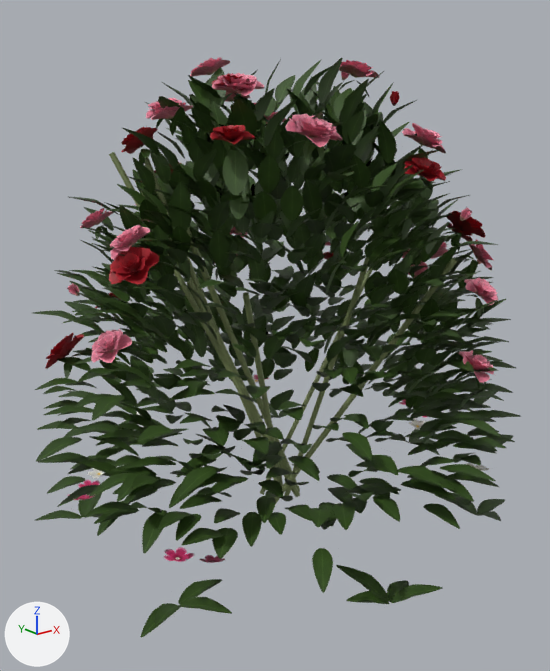
A saved change to the Blender file blender/yh_rosebush.blend.
Rendered twice from a 50 mm camera at (-0.899, -1.106, 0.794) aimed at (-0.026, -0.015, 0.358). The axes (+X, +Y, +Z) are drawn at lower left. The lights are the same throughout. The picture after the commit comes second.

Objects in the first picture: 'yh_rosebush_花叶', 'yh_rosebush_茎'.
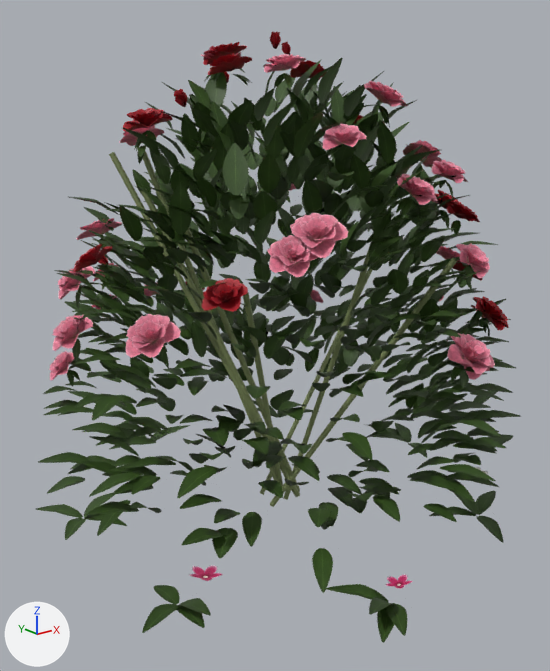
What differs and where, as boxes (x1, y1, x2, y2) in the pictures (550 x 671 px; the box of a moved part takes in the faces that stretch with it):
'yh_rosebush_花叶', reshaped: before (33, 57, 521, 638); after (36, 32, 521, 642)
part 1 of me_yh_rosebush_花叶, moved or reshaped (not visible afterwards): before (201, 63, 218, 74)
part 2 of me_yh_rosebush_花叶, moved or reshaped (not visible afterwards): before (205, 57, 219, 67)
part 3 of me_yh_rosebush_花叶, moved or reshaped (not visible afterwards): before (195, 61, 210, 69)
part 4 of me_yh_rosebush_花叶, moved or reshaped (not visible afterwards): before (212, 60, 230, 74)
part 5 of me_yh_rosebush_花叶, moved or reshaped: before (190, 68, 211, 77); after (206, 50, 215, 53)
part 6 of me_yh_rosebush_花叶, moved or reshaped (not visible before): after (209, 46, 226, 56)
part 7 of me_yh_rosebush_花叶, moved or reshaped (not visible before): after (226, 43, 239, 52)
part 8 of me_yh_rosebush_花叶, moved or reshaped (not visible before): after (203, 54, 223, 65)
part 9 of me_yh_rosebush_花叶, moved or reshaped (not visible before): after (218, 51, 232, 56)
part 10 of me_yh_rosebush_花叶, moved or reshaped (not visible before): after (228, 45, 247, 54)
part 11 of me_yh_rosebush_花叶, moved or reshaped (not visible afterwards): before (189, 76, 224, 107)
part 12 of me_yh_rosebush_花叶, deleted: before (33, 60, 515, 563)
part 13 of me_yh_rosebush_花叶, built on: before (77, 210, 114, 353); after (49, 32, 508, 388)
part 14 of me_yh_rosebush_花叶, moved or reshaped: before (34, 397, 505, 638); after (36, 400, 503, 642)
part 15 of me_yh_rosebush_花叶, added (mostly hidden): after (310, 290, 323, 303)

Edits to the bpy script that builds the scene:
```text
Change me_yh_rosebush_花叶:
    remove me_yh_rosebush_花叶.from_pydata(...)  # 19656 vertices, 8736 faces; spans x -0.504..0.513, y -0.506..0.5, z -0.007..0.872
    add me_yh_rosebush_花叶.from_pydata(...)  # 15966 vertices, 7096 faces; spans x -0.491..0.503, y -0.506..0.5, z -0.008..0.905
    me_yh_rosebush_花叶 part 1: the loose piece of 9 vertices spanning x -0.105..-0.047, y 0.086..0.137, z 0.833..0.864 is multiplied about its middle by the matrix ((0.504, -0.042, 0.15), (-0.121, 0.212, 0.467), (-0.097, -0.481, 0.193)), then moved by (0.002, -0.039, 0.017)
    me_yh_rosebush_花叶 part 2: the loose piece of 9 vertices spanning x -0.092..-0.048, y 0.096..0.134, z 0.833..0.871 is multiplied about its middle by the matrix ((-0.156, -0.398, -0.401), (0.502, -0.288, 0.09), (-0.258, -0.32, 0.418)), then moved by (-0.005, -0.047, 0.015)
    me_yh_rosebush_花叶 part 3: the loose piece of 9 vertices spanning x -0.106..-0.053, y 0.099..0.146, z 0.833..0.862 is multiplied about its middle by the matrix ((-0.022, -0.816, -0.21), (0.569, -0.169, 0.599), (-0.622, -0.126, 0.555)), then moved by (0.006, -0.055, 0.025)
    me_yh_rosebush_花叶 part 4: the loose piece of 9 vertices spanning x -0.083..-0.026, y 0.091..0.147, z 0.833..0.867 is multiplied about its middle by the matrix ((0.874, -0.264, -0.259), (0.296, 0.897, 0.086), (0.221, -0.16, 0.909)), then moved by (-0.011, -0.052, 0.024)
    me_yh_rosebush_花叶 part 5: the loose piece of 9 vertices spanning x -0.111..-0.059, y 0.105..0.155, z 0.828..0.85 is multiplied about its middle by the matrix ((0.675, 0.667, -0.009), (-0.57, 0.569, -0.502), (-0.348, 0.363, 0.805)), then moved by (0.005, -0.052, 0.03)
    me_yh_rosebush_花叶 part 6: the loose piece of 9 vertices spanning x -0.074..-0.055, y 0.111..0.139, z 0.833..0.856 is multiplied about its middle by the matrix ((0.543, -1.47, -1.074), (1.533, 0.974, -0.558), (0.982, -0.707, 1.465)), then moved by (-0.021, -0.063, 0.026)
    me_yh_rosebush_花叶 part 7: the loose piece of 9 vertices spanning x -0.081..-0.053, y 0.123..0.131, z 0.829..0.857 is multiplied about its middle by the matrix ((1.535, -0.84, 0.74), (1.115, 1.035, -1.139), (0.101, 1.354, 1.329)), then moved by (-0.003, -0.071, 0.03)
    me_yh_rosebush_花叶 part 8: the loose piece of 9 vertices spanning x -0.098..-0.046, y 0.117..0.169, z 0.83..0.85 is multiplied about its middle by the matrix ((0.322, -0.993, -0.118), (0.937, 0.257, 0.398), (-0.347, -0.227, 0.965)), then moved by (-0.022, -0.075, 0.02)
    me_yh_rosebush_花叶 part 9: the loose piece of 9 vertices spanning x -0.087..-0.042, y 0.11..0.163, z 0.833..0.865 is multiplied about its middle by the matrix ((-0.886, 0.156, -0.748), (-0.269, -1.136, 0.083), (-0.715, 0.235, 0.896)), then moved by (-0.017, -0.084, 0.023)
    me_yh_rosebush_花叶 part 10: the loose piece of 9 vertices spanning x -0.082..-0.027, y 0.107..0.167, z 0.833..0.862 is multiplied about its middle by the matrix ((0.214, 0.897, -0.502), (-1.028, 0.177, -0.123), (-0.02, 0.516, 0.914)), then moved by (-0.01, -0.081, 0.028)
    me_yh_rosebush_花叶 part 11: the loose piece of 9 vertices spanning x -0.148..-0.07, y 0.047..0.095, z 0.775..0.833 is multiplied about its middle by the matrix ((0.006, 0.421, -0.222), (0.017, 0.222, 0.421), (0.476, -0.013, -0.012)), then moved by (0.033, 0.006, 0.031)
    me_yh_rosebush_花叶 part 12: 1150 loose pieces with 10350 vertices, spanning x -0.504..0.497, y -0.469..0.447, z 0.058..0.866, are deleted
    me_yh_rosebush_花叶 part 13: 45 vertices removed from x -0.348..-0.234, y 0.132..0.253, z 0.312..0.599; 6498 vertices added at x -0.428..0.417, y -0.441..0.436, z 0.286..0.905
    me_yh_rosebush_花叶 part 14: 223 vertices removed from x -0.455..0.513, y -0.464..0.448, z -0.007..0.051; 250 vertices added at x -0.456..0.455, y -0.479..0.47, z -0.008..0.118
    me_yh_rosebush_花叶 part 15: 180 vertices added at x 0.259..0.351, y 0.229..0.318, z 0.292..0.362
    other edits to the shape of me_yh_rosebush_花叶 do not show in these pictures
```
